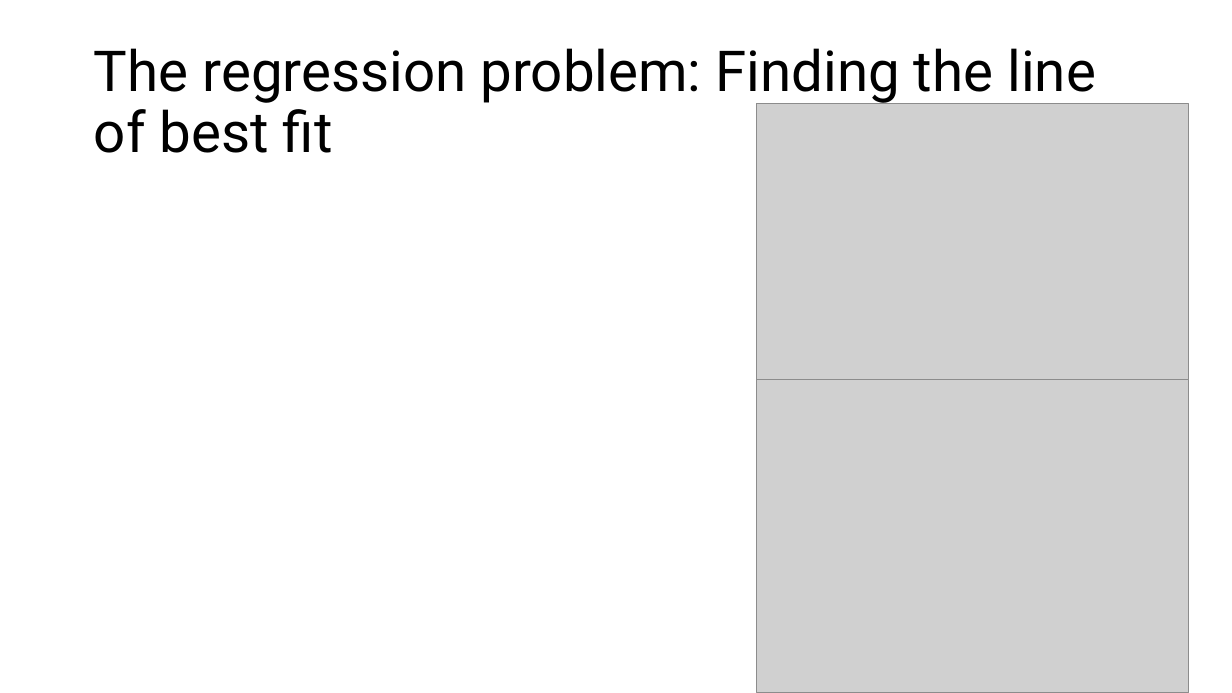
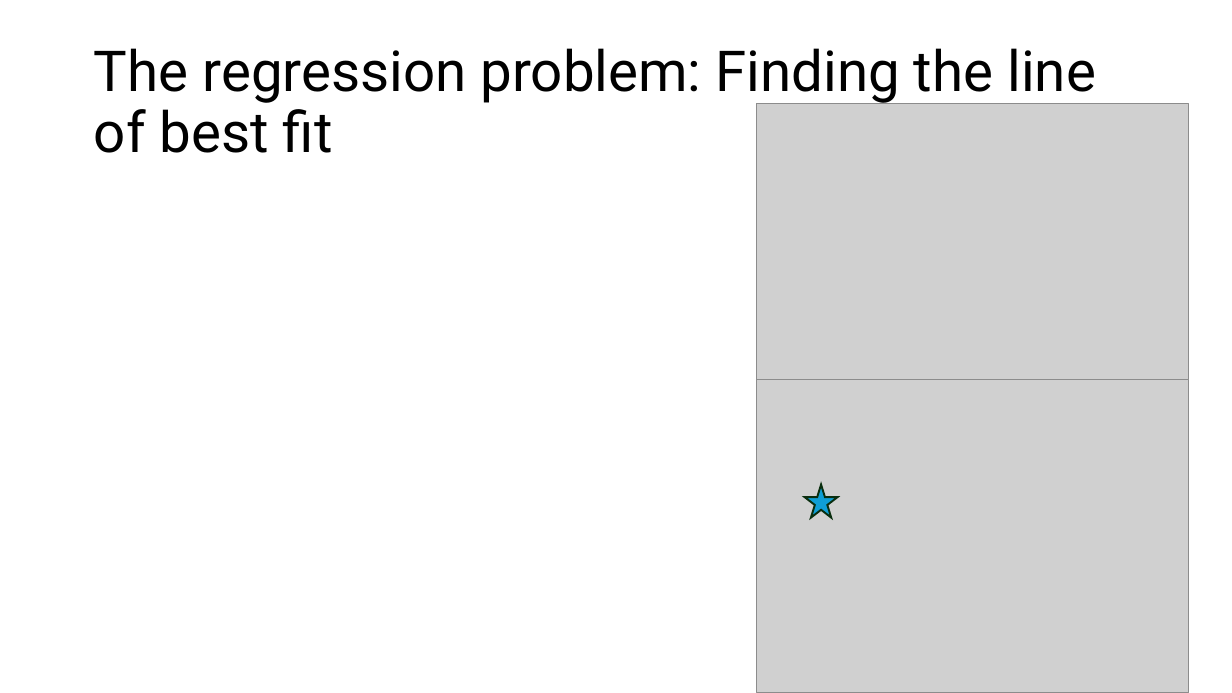
Before and after one commit to juliagallucci/Teaching_demonstrations, a slide deck: slide 6 of slide_decks/Correlation-Regression-demo2.pptx. Drawn at 1232x693 pixels with LibreOffice and Linux fonts; fonts in the diff are those of the drawing; grey boxes stand for pictures. Boxes give left, top, right and bottom in pixels: in the first picture for what was removed or moved away, otherwise in the second. Text is boxed around its words. In the diff, an @@ line names an element or a change of style, - is before the commit and + after.

```diff
--- a/slide_decks/Correlation-Regression-demo2.pptx
+++ b/slide_decks/Correlation-Regression-demo2.pptx
@@ star added at [805,484,838,518], fill #0F9ED5, outline #0B2F10 1.5 pt @@
```
Also in this commit, not shown: 4 other slides changed, 6 slides added, 2 slides removed.
